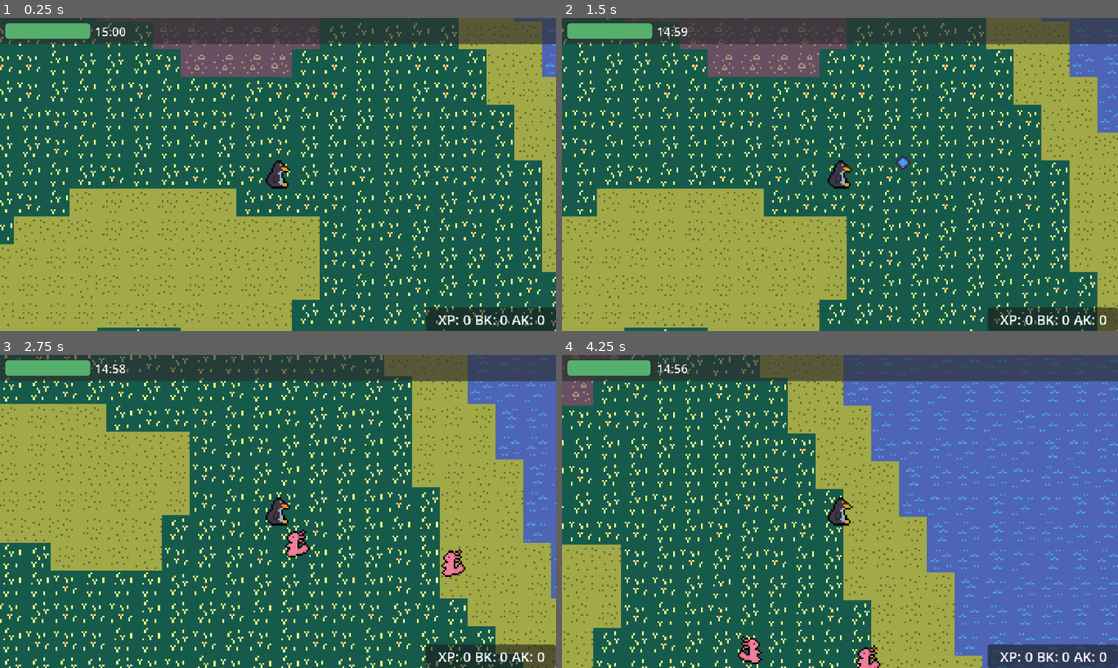
Above: before the commit, frames 1-4 (two rows, left to right).
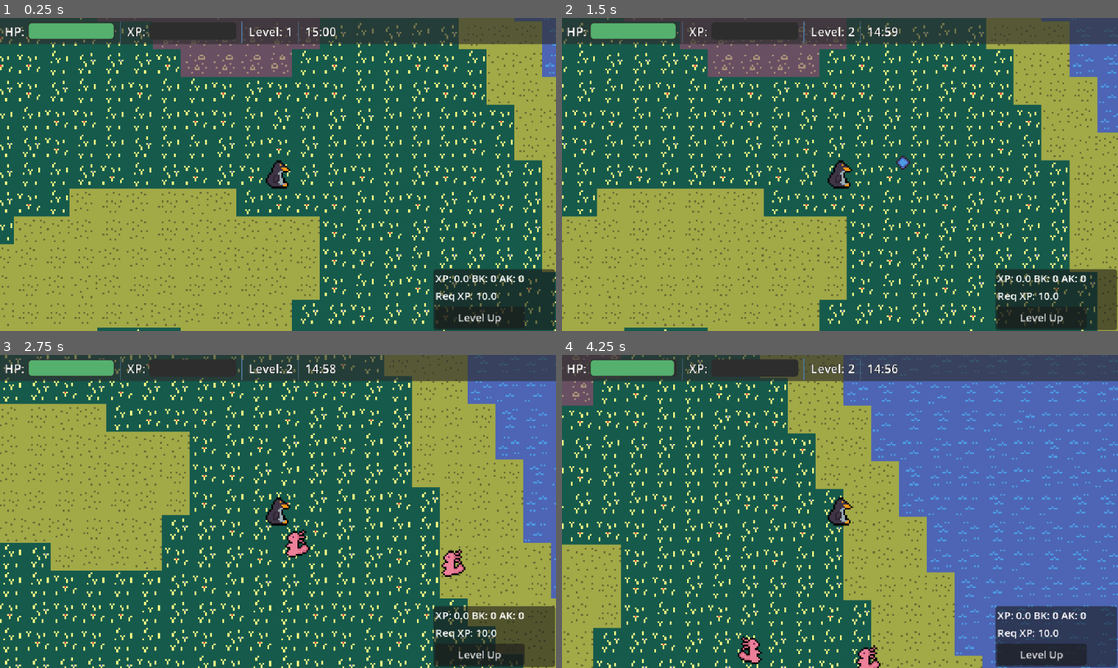
Above: after the commit, the same moments.

Repository: dr-rodriguez/Penguin-Last-Stand
Game: Godot game, scene res://src/core/main_game/main_game.tscn
The game is run twice, just before and just after one commit, with the same random seed, the same clock (stepped at 60 frames per second) and the same inputs.
Inputs (mouse positions are in pixels of both pictures, inside the frame that each line leads up to):
- Up to frame 1 (0.25 s): no input
- Up to frame 2 (1.5 s): click (1040, 318) at 0.5 s, where only the run after the commit has a clickable "Level Up"; move the mouse to (962, 158) at 1.27 s; press the mouse at (962, 158) at 1.28 s; hold D (move_right) from 1.28 s (still down)
- Up to frame 3 (2.75 s): move the mouse to (166, 527) at 2.02 s; release D (move_right) at 2.03 s; release the mouse at (166, 527) at 2.03 s; hold S (move_down) from 2.03 s (still down); click (166, 527) at 2.1 s
- Up to frame 4 (4.25 s): move the mouse to (895, 442) at 2.77 s; release S (move_down) at 2.78 s; press the mouse at (895, 442) at 2.78 s; hold D (move_right) 2.78-3.53 s; move the mouse to (812, 574) at 3.52 s; release the mouse at (812, 574) at 3.53 s; hold W (move_up) from 3.53 s (still down); click (812, 574) at 3.6 s

The runs differ from the first frame. In frame 1, 4.1% of the frame differs, in the area x 0-100%, y 1-100%; in frame 2, 4.1%; in frame 3, 4.3%; in frame 4, 5.2%.

Commit message:
adding power up card, tracking player xp and level

Diff:
--- a/src/core/autoload/game.gd
+++ b/src/core/autoload/game.gd
@@ -9,6 +9,7 @@
 signal game_tick()
 signal run_won()
 signal run_lost()
+signal level_up()
 
 ## Growth rate of difficulty/level up requirement
 const GROWTH: float = 0.1
@@ -16,9 +17,11 @@
 const MAX_TIME: int = 900
 
 # Player properties
-var player_xp: int = 0
+var player_xp: float = 0
 var player_health: float = 50.
+var player_level: int = 1
 var current_player_health: float = 50.
+var level_xp_needed: float = 10
 
 # Player combat attributes
 var bullet_speed: float = 300.
@@ -45,7 +48,11 @@
 func _ready() -> void:
 	_reset()
 	print("[Game] ready")
+
+	# Signal connnections
 	game_tick.connect(calculate_time_stats)
+	enemy_defeated.connect(_on_enemy_defeated)
+	level_up.connect(_on_level_up)
 
 
 ## Helper method to reset values on game start
@@ -74,3 +81,21 @@
 func format_time(seconds: int) -> String:
 	@warning_ignore("INTEGER_DIVISION")
 	return "%02d:%02d" % [seconds / 60, seconds % 60]
+
+
+## Handle XP when enemies are defeated
+func _on_enemy_defeated(_n: Node) -> void:
+	player_xp += 1
+
+	# Level up logic
+	if player_xp >= level_xp_needed:
+		level_up.emit()
+
+
+## Handle level ups
+func _on_level_up() -> void:
+	print("[Game] Level up")
+	# Reset current XP amount
+	player_xp = 0
+	level_xp_needed *= (1.0 + GROWTH)
+	player_level += 1
--- a/src/core/main_game/spawner.gd
+++ b/src/core/main_game/spawner.gd
@@ -53,7 +53,7 @@
 		Game.axolotl_kills += 1
 	elif enemy.enemy_def.name == "Beaver":
 		Game.beaver_kills += 1
-	Game.player_xp += 1
+	# Player XP is handled by Game autoload
 
 	# Release enemy back to pool
 	enemy_pool.release(enemy)
--- /dev/null
+++ b/src/resources/health_boost.tres
@@ -0,0 +1,12 @@
+[gd_resource type="Resource" script_class="PowerUp" format=3 uid="uid://t1vjn54ovjyr"]
+
+[ext_resource type="Script" uid="uid://bulq1r4uyoc1p" path="res://src/resources/powerup.gd" id="1_ik40g"]
+[ext_resource type="Texture2D" uid="uid://dok20bkn0htqj" path="res://assets/art/characters/player/penguin1.png" id="2_d63nj"]
+
+[resource]
+script = ExtResource("1_ik40g")
+name = "HealthBoost"
+texture = ExtResource("2_d63nj")
+title = "Max Health Up"
+description = "Increase maximum health."
+metadata/_custom_type_script = "uid://bulq1r4uyoc1p"
--- /dev/null
+++ b/src/resources/powerup.gd
@@ -0,0 +1,11 @@
+extends Resource
+class_name PowerUp
+
+## Unique name of powerup
+@export var name: String
+## Texture to use for powerup
+@export var texture: Texture
+## Title to use for card
+@export var title: String
+## Description to use for card
+@export var description: String
--- /dev/null
+++ b/src/ui/card.gd
@@ -0,0 +1,12 @@
+extends Control
+
+@export var powerup: PowerUp
+
+@onready var title: Label = %TitleLabel
+@onready var description: Label = %DescriptionLabel
+@onready var image: TextureRect = %Image
+
+func _ready() -> void:
+	title.text = powerup.title
+	image.texture = powerup.texture
+	description.text = powerup.description
--- a/src/ui/card.tscn
+++ b/src/ui/card.tscn
@@ -2,6 +2,8 @@
 
 [ext_resource type="Theme" uid="uid://c3i1e2wloyui2" path="res://src/ui/ui_theme.tres" id="1_23fyk"]
 [ext_resource type="Texture2D" uid="uid://dok20bkn0htqj" path="res://assets/art/characters/player/penguin1.png" id="2_peddy"]
+[ext_resource type="Script" uid="uid://cdpsrvr84fonw" path="res://src/ui/card.gd" id="2_yi3o8"]
+[ext_resource type="Resource" uid="uid://t1vjn54ovjyr" path="res://src/resources/health_boost.tres" id="3_hq05s"]
 
 [sub_resource type="StyleBoxFlat" id="StyleBoxFlat_yi3o8"]
 bg_color = Color(0.10502044, 0.18517438, 0.25179803, 1)
@@ -16,6 +18,8 @@
 corner_radius_bottom_left = 20
 
 [node name="Card" type="Control" unique_id=1428885490]
+custom_minimum_size = Vector2(150, 200)
+custom_maximum_size = Vector2(150, 200)
 layout_mode = 3
 anchors_preset = 15
 anchor_right = 1.0
@@ -23,6 +27,8 @@
 grow_horizontal = 2
 grow_vertical = 2
 theme = ExtResource("1_23fyk")
+script = ExtResource("2_yi3o8")
+powerup = ExtResource("3_hq05s")
 
 [node name="Panel" type="Panel" parent="." unique_id=578823931]
 custom_minimum_size = Vector2(150, 200)
@@ -47,6 +53,7 @@
 layout_mode = 2
 
 [node name="TitleLabel" type="Label" parent="Panel/MarginContainer/VBoxContainer" unique_id=521853016]
+unique_name_in_owner = true
 layout_mode = 2
 text = "Title"
 horizontal_alignment = 1
@@ -60,18 +67,21 @@
 theme_override_constants/margin_bottom = 10
 
 [node name="Image" type="TextureRect" parent="Panel/MarginContainer/VBoxContainer/MarginContainer" unique_id=1488857116]
+unique_name_in_owner = true
 custom_minimum_size = Vector2(60, 60)
 custom_maximum_size = Vector2(60, 60)
 layout_mode = 2
 texture = ExtResource("2_peddy")
 
-[node name="MarginContainer2" type="MarginContainer" parent="Panel/MarginContainer/VBoxContainer" unique_id=663061330]
+[node name="MarginContainer2" type="MarginContainer" parent="Panel/MarginContainer/VBoxContainer" unique_id=1467194468]
 layout_mode = 2
-theme_override_constants/margin_left = 20
-theme_override_constants/margin_right = 20
 
 [node name="DescriptionLabel" type="Label" parent="Panel/MarginContainer/VBoxContainer/MarginContainer2" unique_id=1751820608]
+unique_name_in_owner = true
+custom_minimum_size = Vector2(0, 70)
+custom_maximum_size = Vector2(120, 70)
 layout_mode = 2
 text = "Description of
 effect"
 horizontal_alignment = 1
+autowrap_mode = 2
--- a/src/ui/debug/debug_ui.gd
+++ b/src/ui/debug/debug_ui.gd
@@ -4,6 +4,7 @@
 
 func _ready() -> void:
 	_update_label(null)
+
 	# Connect signals
 	Game.enemy_defeated.connect(_update_label)
 
@@ -12,4 +13,9 @@
 	debug_label.text = "XP: " + \
 	str(Game.player_xp) + \
 	" BK: " + str(Game.beaver_kills) + \
-	" AK: " + str(Game.axolotl_kills)
+	" AK: " + str(Game.axolotl_kills) + \
+	"\nReq XP: " + str(Game.level_xp_needed)
+
+
+func _on_button_pressed() -> void:
+	Game.level_up.emit()
--- a/src/ui/debug/debug_ui.tscn
+++ b/src/ui/debug/debug_ui.tscn
@@ -12,30 +12,44 @@
 script = ExtResource("1_mayck")
 
 [node name="Panel" type="Panel" parent="." unique_id=521697975]
-custom_minimum_size = Vector2(150, 20)
+custom_minimum_size = Vector2(140, 70)
 layout_mode = 1
 anchors_preset = 3
 anchor_left = 1.0
 anchor_top = 1.0
 anchor_right = 1.0
 anchor_bottom = 1.0
-offset_left = -150.0
-offset_top = -27.0
+offset_left = -141.0
+offset_top = -61.0
+offset_right = -1.0
+offset_bottom = -1.0
 grow_horizontal = 0
 grow_vertical = 0
 
-[node name="DebugLabel" type="Label" parent="Panel" unique_id=1059502787]
+[node name="MarginContainer" type="MarginContainer" parent="Panel" unique_id=1827291815]
+layout_mode = 0
+offset_right = 40.0
+offset_bottom = 40.0
+theme_override_constants/margin_left = 2
+theme_override_constants/margin_top = 2
+theme_override_constants/margin_right = 2
+theme_override_constants/margin_bottom = 2
+
+[node name="VBoxContainer" type="VBoxContainer" parent="Panel/MarginContainer" unique_id=1462087568]
+layout_mode = 2
+
+[node name="DebugLabel" type="Label" parent="Panel/MarginContainer/VBoxContainer" unique_id=1059502787]
 unique_name_in_owner = true
-layout_mode = 1
-anchors_preset = 8
-anchor_left = 0.5
-anchor_top = 0.5
-anchor_right = 0.5
-anchor_bottom = 0.5
-offset_left = -61.5
-offset_top = -11.5
-offset_right = 61.5
-offset_bottom = 11.5
-grow_horizontal = 2
-grow_vertical = 2
-text = "XP: 0 BK: 0 AK: 0"
+custom_maximum_size = Vector2(140, -1)
+layout_mode = 2
+theme_override_font_sizes/font_size = 12
+text = "XP: 0 BK: 0 AK: 0
+Req XP:"
+autowrap_mode = 2
+
+[node name="Button" type="Button" parent="Panel/MarginContainer/VBoxContainer" unique_id=193842358]
+layout_mode = 2
+theme_override_font_sizes/font_size = 12
+text = "Level Up"
+
+[connection signal="pressed" from="Panel/MarginContainer/VBoxContainer/Button" to="." method="_on_button_pressed"]
--- a/src/ui/hud/hud.gd
+++ b/src/ui/hud/hud.gd
@@ -1,13 +1,21 @@
 extends Control
 
 @onready var health_bar: ProgressBar = %HealthBar
+@onready var xp_bar: ProgressBar = %XpBar
 @onready var time_label: Label = %TimeLabel
+@onready var level_label: Label = %LevelLabel
 
 func _ready() -> void:
 	health_bar.max_value = Game.player_health
 	health_bar.value = Game.current_player_health
+	xp_bar.value = Game.player_xp
+	xp_bar.max_value = Game.level_xp_needed
+
+	# Signals
 	Game.player_hit.connect(_on_player_hit)
 	Game.game_tick.connect(_on_game_tick)
+	Game.enemy_defeated.connect(_on_enemy_defeated)
+	Game.level_up.connect(_on_level_up)
 
 	time_label.text = Game.format_time(Game.MAX_TIME)
 
@@ -19,3 +27,12 @@
 
 func _on_game_tick() -> void:
 	time_label.text = Game.format_time(Game.MAX_TIME - Game.time_elapsed)
+
+
+func _on_enemy_defeated(_n: Node) -> void:
+	var tween := get_tree().create_tween()
+	tween.tween_property(xp_bar, "value", Game.player_xp, 0.2)
+
+
+func _on_level_up() -> void:
+	level_label.text = "Level: " + str(Game.player_level)
--- a/src/ui/hud/hud.tscn
+++ b/src/ui/hud/hud.tscn
@@ -2,6 +2,18 @@
 
 [ext_resource type="Theme" uid="uid://c3i1e2wloyui2" path="res://src/ui/ui_theme.tres" id="1_cvkdw"]
 [ext_resource type="Script" uid="uid://jp1n53ymxprb" path="res://src/ui/hud/hud.gd" id="1_jobw0"]
+
+[sub_resource type="StyleBoxFlat" id="StyleBoxFlat_cvkdw"]
+bg_color = Color(0.67924815, 0.6033407, 0.19108558, 1)
+border_width_left = 1
+border_width_top = 1
+border_width_right = 1
+border_width_bottom = 1
+border_color = Color(0.17641908, 0.17641911, 0.17641899, 1)
+corner_radius_top_left = 4
+corner_radius_top_right = 4
+corner_radius_bottom_right = 4
+corner_radius_bottom_left = 4
 
 [node name="Hud" type="Control" unique_id=1307281789]
 layout_mode = 3
@@ -28,6 +40,10 @@
 [node name="HBoxContainer" type="HBoxContainer" parent="Panel/MarginContainer" unique_id=465374927]
 layout_mode = 2
 
+[node name="Label" type="Label" parent="Panel/MarginContainer/HBoxContainer" unique_id=6612947]
+layout_mode = 2
+text = "HP:"
+
 [node name="HealthBar" type="ProgressBar" parent="Panel/MarginContainer/HBoxContainer" unique_id=776789977]
 unique_name_in_owner = true
 custom_minimum_size = Vector2(100, 20)
@@ -35,6 +51,31 @@
 value = 50.0
 show_percentage = false
 
+[node name="VSeparator" type="VSeparator" parent="Panel/MarginContainer/HBoxContainer" unique_id=1326476906]
+layout_mode = 2
+
+[node name="Label2" type="Label" parent="Panel/MarginContainer/HBoxContainer" unique_id=1169416849]
+layout_mode = 2
+text = "XP:"
+
+[node name="XpBar" type="ProgressBar" parent="Panel/MarginContainer/HBoxContainer" unique_id=2085880650]
+unique_name_in_owner = true
+custom_minimum_size = Vector2(100, 20)
+layout_mode = 2
+theme_override_styles/fill = SubResource("StyleBoxFlat_cvkdw")
+show_percentage = false
+
+[node name="VSeparator2" type="VSeparator" parent="Panel/MarginContainer/HBoxContainer" unique_id=724901669]
+layout_mode = 2
+
+[node name="LevelLabel" type="Label" parent="Panel/MarginContainer/HBoxContainer" unique_id=829281945]
+unique_name_in_owner = true
+layout_mode = 2
+text = "Level: 1"
+
+[node name="VSeparator3" type="VSeparator" parent="Panel/MarginContainer/HBoxContainer" unique_id=30919970]
+layout_mode = 2
+
 [node name="TimeLabel" type="Label" parent="Panel/MarginContainer/HBoxContainer" unique_id=629227596]
 unique_name_in_owner = true
 layout_mode = 2
--- a/src/ui/ui_theme.tres
+++ b/src/ui/ui_theme.tres
@@ -22,6 +22,10 @@
 corner_radius_bottom_right = 4
 corner_radius_bottom_left = 4
 
+[sub_resource type="StyleBoxLine" id="StyleBoxLine_4ffcv"]
+color = Color(0.30387083, 0.46045238, 0.59457064, 1)
+vertical = true
+
 [resource]
 Label/constants/outline_size = 2
 Label/font_sizes/font_size = 14
@@ -37,3 +41,5 @@
 ProgressBar/fonts/font = null
 ProgressBar/styles/background = SubResource("StyleBoxFlat_wksio")
 ProgressBar/styles/fill = SubResource("StyleBoxFlat_cjtra")
+VSeparator/constants/separation = 6
+VSeparator/styles/separator = SubResource("StyleBoxLine_4ffcv")
Not shown, added: src/resources/powerup.gd.uid
Not shown, added: src/ui/card.gd.uid
